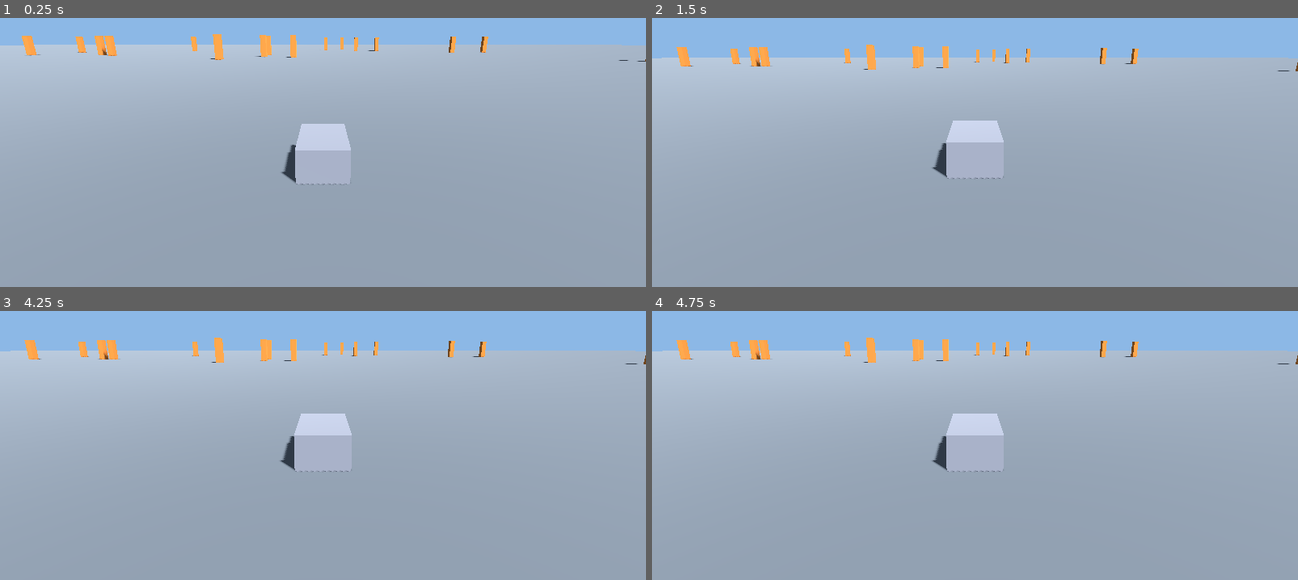
Above: before the commit, frames 1-4 (two rows, left to right).
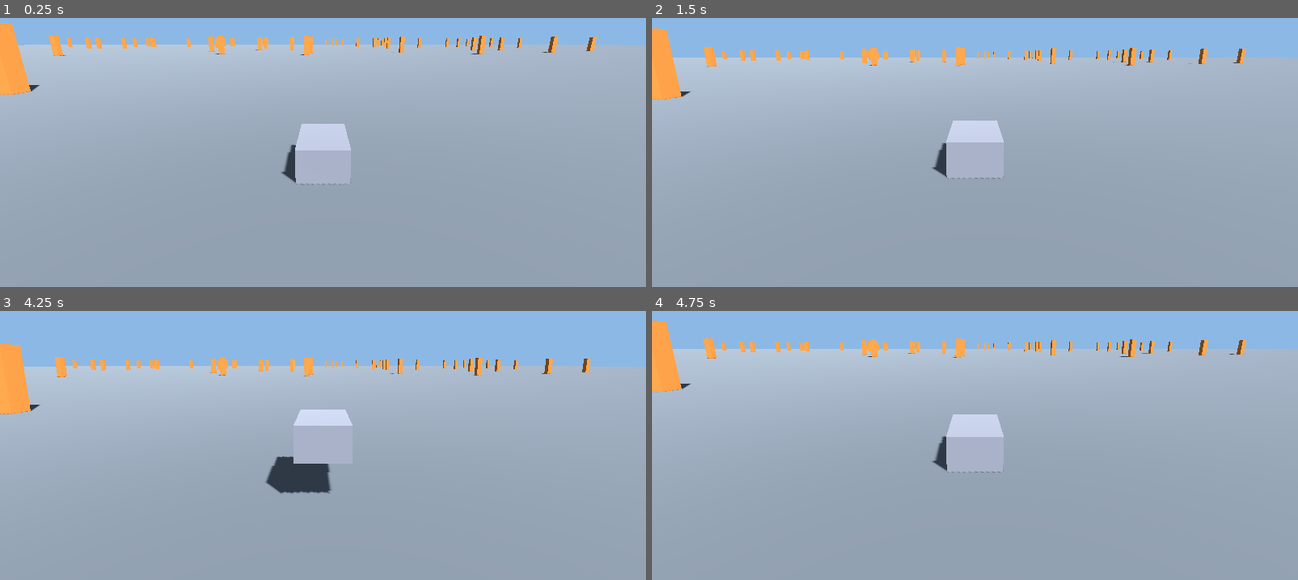
Above: after the commit, the same moments.

Repository: Ajustor/superKart
Game: Godot game, scene res://scenes/test_ground.tscn
Two runs of this game, one before a commit and one after it. Both use one fixed random seed, a clock stepped at 60 frames per second and the inputs below.
Inputs (mouse positions are in pixels of both pictures, inside the frame that each line leads up to):
- Up to frame 1 (0.25 s): no input
- Up to frame 2 (1.5 s): tap Enter at 0.5 s; move the mouse to (1117, 87) at 0.52 s; hold Right (steer_right) 0.53-1.25 s; hold Space (drift) 0.53-1.25 s; click (1117, 87) at 0.67 s; drag from (845, 122) to (942, 179) at 1.27 s
- Up to frame 3 (4.25 s): tap Space (drift) at 2, 3.5 s; move the mouse to (387, 319) at 2.02 s; hold Right (steer_right) 2.03-2.75 s; tap Ctrl (use_item) at 2.1 s; tap Enter at 2.75 s; drag from (290, 472) to (129, 343) at 2.77 s; move the mouse to (516, 453) at 3.52 s; hold Left (steer_left) from 3.53 s (still down); tap Alt at 3.6 s; tap Escape (ui_cancel) at 4.15 s
- Up to frame 4 (4.75 s): release Left (steer_left) at 4.25 s; drag from (781, 343) to (outside the picture) at 4.27 s

The runs differ from the first frame. In frame 1, 2.7% of the frame differs, in the area x 0-100%, y 1-29%; in frame 2, 2.6%; in frame 3, 9.2%, in the area x 0-100%, y 9-68%; in frame 4, 3.1%.

Commit message:
fix: le terrain d'essai n'était ni instrumenté ni récupérable
Trois défauts qui auraient gâché la session de dix minutes :

- Rien n'arrêtait le kart au bord des 400×400 du sol, et aucune touche
  ne permettait de repartir : à 22 u/s le bord est à 9 s, et le seul
  recours était de relancer le jeu. Ajoute Kart.respawn_at() (réutilisable
  pour le plan 2) et scripts/world/test_ground.gd, qui referme le kart
  dans un rayon de 180 et le renvoie au point de départ sur Échap ou hors
  limites.
- Le champ de repères n'instrumentait que 20 % de la zone roulable
  (field_radius=90 sur un rayon utile d'environ 200) : la référence de
  vitesse disparaissait après 4 s à pleine vitesse, pile quand elle est
  la plus utile. field_radius passe à 175 avec count=160 pour garder la
  même densité jusqu'à la nouvelle limite de respawn.
- Les étincelles en TRANSPARENCY_ALPHA sans mode de fusion additif
  rendaient comme des confettis opaques plutôt que des étincelles.
  Ajoute BLEND_MODE_ADD.

Corrige aussi deux commentaires devenus faux : le docstring de Kart
prétendait ne contenir aucune règle de pilotage, alors que l'axe
vertical (saut, gravité, contact sol) y vit et n'est couvert par aucun
test ; et l'absence de collision sur MarkerField méritait d'expliquer
pourquoi (une dette connue sur motor.speed rendrait des murs pires que
l'absence de collision).

Co-Authored-By: Claude Sonnet 5 <noreply@anthropic.com>

Diff:
--- a/scenes/test_ground.tscn
+++ b/scenes/test_ground.tscn
@@ -1,8 +1,9 @@
-[gd_scene load_steps=8 format=3]
+[gd_scene load_steps=9 format=3]
 
 [ext_resource type="PackedScene" path="res://scenes/kart/kart.tscn" id="1_kart"]
 [ext_resource type="Script" path="res://scripts/camera/chase_camera.gd" id="2_camera"]
 [ext_resource type="Script" path="res://scripts/world/marker_field.gd" id="3_markers"]
+[ext_resource type="Script" path="res://scripts/world/test_ground.gd" id="4_ground"]
 
 [sub_resource type="BoxShape3D" id="Shape_ground"]
 size = Vector3(400, 1, 400)
@@ -21,6 +22,8 @@
 ambient_light_energy = 0.6
 
 [node name="TestGround" type="Node3D"]
+script = ExtResource("4_ground")
+kart_path = NodePath("Kart")
 
 [node name="WorldEnvironment" type="WorldEnvironment" parent="."]
 environment = SubResource("Env_sky")
@@ -41,6 +44,8 @@
 
 [node name="Markers" type="MultiMeshInstance3D" parent="."]
 script = ExtResource("3_markers")
+count = 160
+field_radius = 175.0
 
 [node name="Kart" parent="." instance=ExtResource("1_kart")]
 transform = Transform3D(1, 0, 0, 0, 1, 0, 0, 0, 1, 0, 1, 0)
--- a/scripts/kart/kart.gd
+++ b/scripts/kart/kart.gd
@@ -2,7 +2,10 @@
 extends CharacterBody3D
 
 ## Relie la source de commande, le moteur et le déplacement réel.
-## Ne contient aucune règle de pilotage : tout est dans KartMotor.
+## Toute la physique horizontale vit dans KartMotor. L'axe vertical
+## (saut, gravité, contact au sol) reste ici parce qu'il est couplé à
+## move_and_slide() et is_on_floor() — c'est la seule physique non
+## couverte par les tests, et elle grossira au plan 2 avec les pentes.
 
 @export var stats: KartStats
 @export var input_path: NodePath
@@ -44,3 +47,15 @@
 	move_and_slide()
 
 	rotation.y = motor.heading
+
+
+## Remet le kart à un état neutre à la position donnée. Le terrain d'essai
+## s'en sert ; le plan 2 s'en servira pour les remises en piste.
+func respawn_at(where: Transform3D) -> void:
+	global_transform = where
+	velocity = Vector3.ZERO
+	_vertical = 0.0
+	_was_hopping = false
+	motor = KartMotor.new(stats)
+	motor.velocity_dir = where.basis.get_euler().y
+	motor.heading = motor.velocity_dir
--- a/scripts/kart/kart_visuals.gd
+++ b/scripts/kart/kart_visuals.gd
@@ -39,6 +39,7 @@
 	_spark_material.shading_mode = BaseMaterial3D.SHADING_MODE_UNSHADED
 	_spark_material.billboard_mode = BaseMaterial3D.BILLBOARD_PARTICLES
 	_spark_material.transparency = BaseMaterial3D.TRANSPARENCY_ALPHA
+	_spark_material.blend_mode = BaseMaterial3D.BLEND_MODE_ADD
 	_sparks.material_override = _spark_material
 	_sparks.emitting = false
 
--- a/scripts/world/marker_field.gd
+++ b/scripts/world/marker_field.gd
@@ -3,6 +3,10 @@
 
 ## Repères verticaux dispersés, pour donner une référence de vitesse
 ## et de distance sur un sol nu.
+
+## Sans collision, délibérément : des murs déclencheraient la dette connue
+## (motor.speed n'est pas réconciliée après move_and_slide), donc le kart les
+## traverserait en gardant sa vitesse — pire que pas de collision du tout.
 
 @export var count: int = 40
 @export var field_radius: float = 90.0
--- /dev/null
+++ b/scripts/world/test_ground.gd
@@ -0,0 +1,29 @@
+class_name TestGround
+extends Node3D
+
+## Garde le kart dans la zone instrumentée et permet de repartir de zéro
+## sans relancer le jeu. N'existe que pour la session de validation.
+
+const BOUNDS_RADIUS := 180.0
+const FLOOR_LIMIT := -5.0
+
+@export var kart_path: NodePath
+
+var _kart: Kart
+var _spawn: Transform3D
+
+
+func _ready() -> void:
+	_kart = get_node(kart_path) as Kart
+	assert(_kart != null, "kart_path doit pointer vers un Kart")
+	_spawn = _kart.global_transform
+
+
+func _physics_process(_delta: float) -> void:
+	if Input.is_action_just_pressed(&"ui_cancel") or _is_out_of_bounds():
+		_kart.respawn_at(_spawn)
+
+
+func _is_out_of_bounds() -> bool:
+	var p := _kart.global_position
+	return p.y < FLOOR_LIMIT or Vector2(p.x, p.z).length() > BOUNDS_RADIUS
Not shown, added: scripts/world/test_ground.gd.uid
